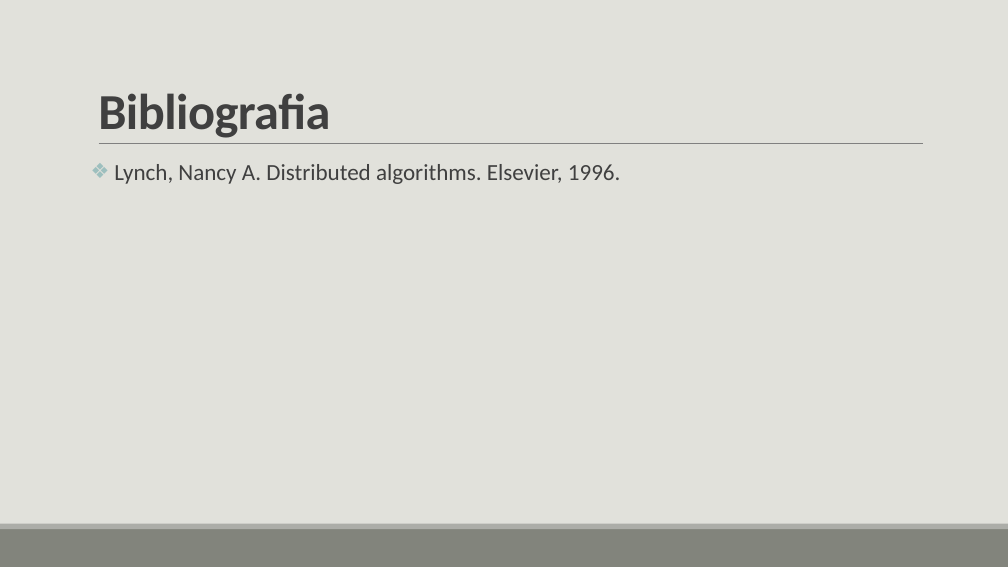
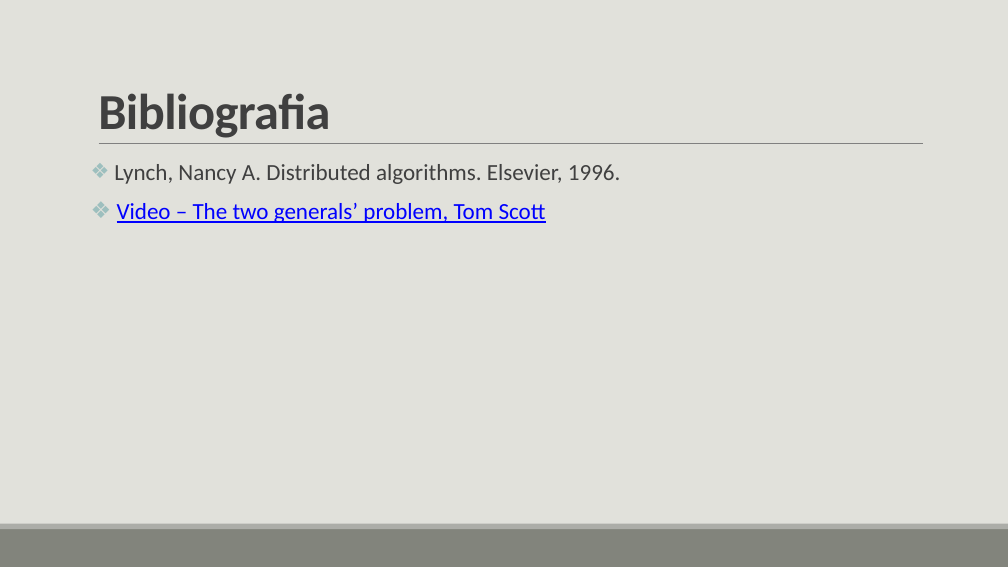
Before and after one commit to lory9894University/mcad, a slide deck: slide 39 of Prensentazione_V2.pptx (slide 37 before the commit). Drawn at 1008x567 pixels with LibreOffice and Linux fonts; fonts in the diff are those of the drawing. Boxes give left, top, right and bottom in pixels: in the first picture for what was removed or moved away, otherwise in the second. Text is boxed around its words. In the diff, an @@ line names an element or a change of style, - is before the commit and + after.

```diff
--- a/Prensentazione_V2.pptx
+++ b/Prensentazione_V2.pptx
@@ text at [117, 203, 546, 223]: paragraph added @@
+❖ Video – The two generals’ problem, Tom Scott
```
Also in this commit, not shown: 8 other slides changed, 6 slides added, 4 slides removed, 1 other file.
